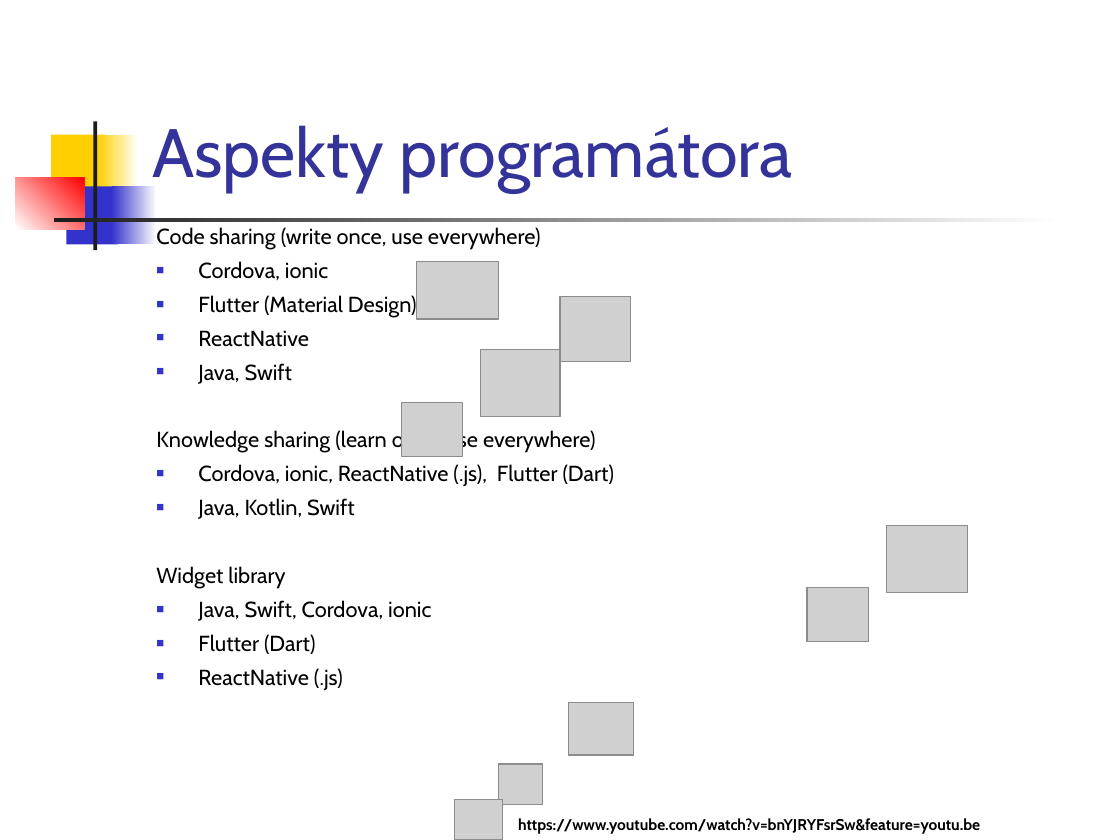
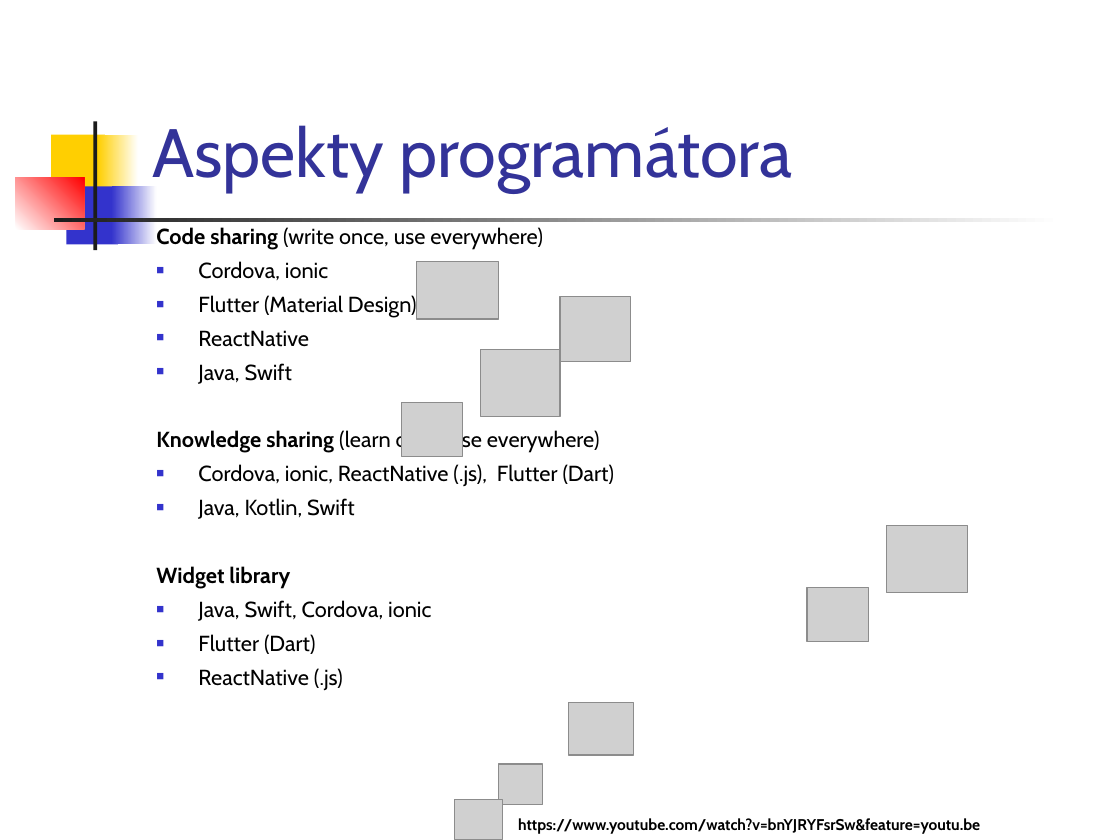
Before and after one commit to vmandro/Prednasky, a slide deck: slide 10 of 00/00_Uvod.ppt. Drawn at 1120x840 pixels with LibreOffice and Linux fonts; fonts in the diff are those of the drawing; grey boxes stand for pictures. Boxes give left, top, right and bottom in pixels: in the first picture for what was removed or moved away, otherwise in the second. Text is boxed around its words. In the diff, an @@ line names an element or a change of style, - is before the commit and + after.

```diff
--- a/00/00_Uvod.ppt
+++ b/00/00_Uvod.ppt
@@ text at (156, 227, 600, 589): bold on in "Code sharing", "Knowledge sharing", "Widget library" @@
```
Also in this commit, not shown: 3 other slides changed, 1 other file.
